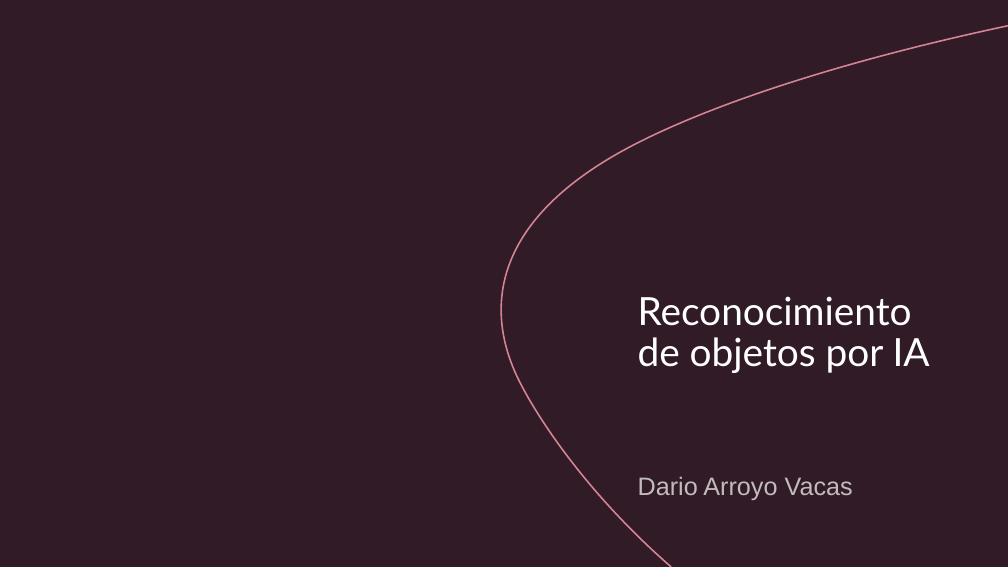
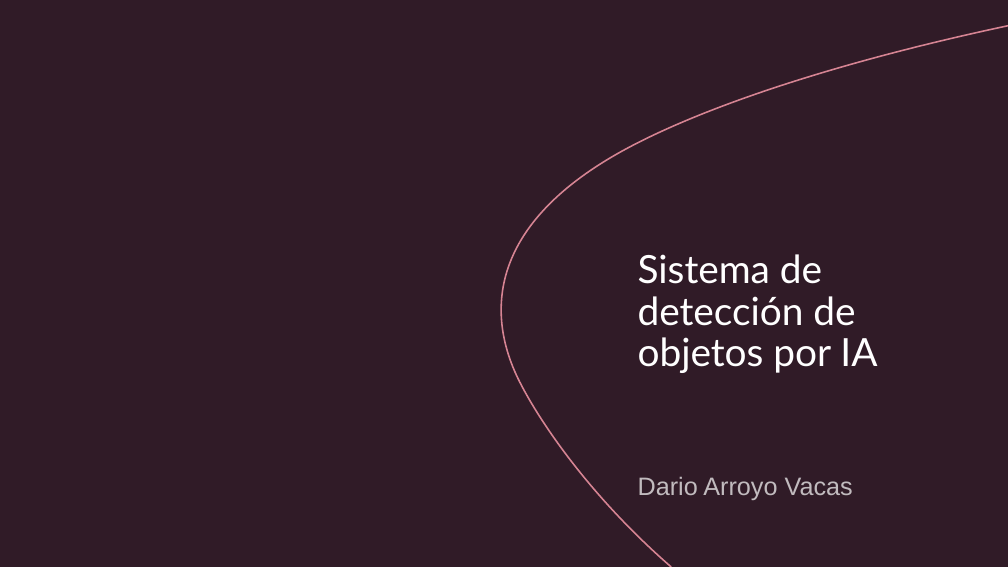
Before and after one commit to dav200435/Interfaces, a slide deck: slide 1 of tema2/proyecto/Reconocimiento de objetos por IA.pptx. Drawn at 1008x567 pixels with LibreOffice and Linux fonts; fonts in the diff are those of the drawing; background and template pictures are left out. Boxes give left, top, right and bottom in pixels: in the first picture for what was removed or moved away, otherwise in the second. Text is boxed around its words. In the diff, an @@ line names an element or a change of style, - is before the commit and + after.

```diff
--- a/tema2/proyecto/Reconocimiento de objetos por IA.pptx
+++ b/tema2/proyecto/Reconocimiento de objetos por IA.pptx
@@ title at <box>638,254,877,373</box>: text changed @@
-Reconocimiento de objetos por IA
+Sistema de detección de objetos por IA
```
Also in this commit, not shown: 1 other slide changed, 32 other files.
